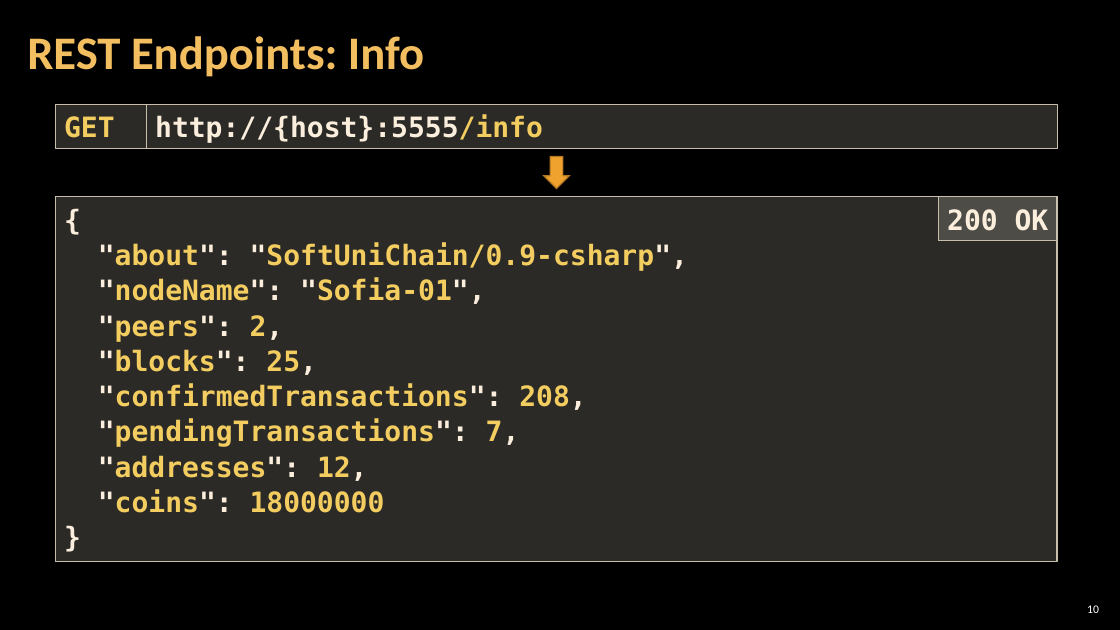
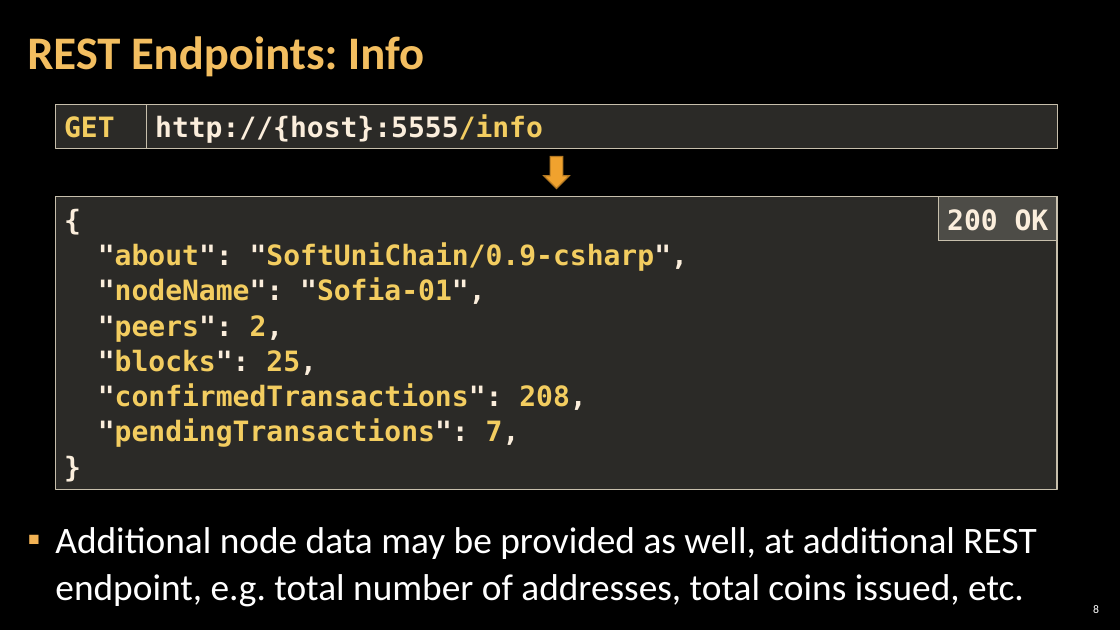
Before and after one commit to MrPIvanov/SoftUni, a slide deck: slide 8 of Bonus Courses/01-Blockchain Dev Camp/06-REVIEW OF THE WEEK #1/4. Build-a-Blockchain.pptx (slide 10 before the commit). Drawn at 1120x630 pixels with LibreOffice and Linux fonts; fonts in the diff are those of the drawing; background and template pictures are left out. Boxes give left, top, right and bottom in pixels: in the first picture for what was removed or moved away, otherwise in the second. Text is boxed around its words. In the diff, an @@ line names an element or a change of style, - is before the commit and + after.

```diff
--- a/Bonus Courses/01-Blockchain Dev Camp/06-REVIEW OF THE WEEK #1/4. Build-a-Blockchain.pptx
+++ b/Bonus Courses/01-Blockchain Dev Camp/06-REVIEW OF THE WEEK #1/4. Build-a-Blockchain.pptx
@@ rectangle "{": place and size @@
-rectangle "{" at <box>55,197,1057,561</box>
+rectangle "{" at <box>55,197,1057,490</box>
@@ text in rectangle at <box>98,455,385,513</box>: paragraphs removed @@
-"addresses": 12,
-"coins": 18000000
@@ text added at <box>55,527,1036,607</box>, 32 pt, text #FFFFFF @@
+▪ Additional node data may be provided as well, at additional REST endpoint, e.g. total number of addresses, total coins issued, etc.
@@ page number at <box>1093,605,1099,613</box>: text changed @@
-10
+8
```
Also in this commit, not shown: 10 other slides changed, 10 slides added, 3 slides removed, 34 other files.
